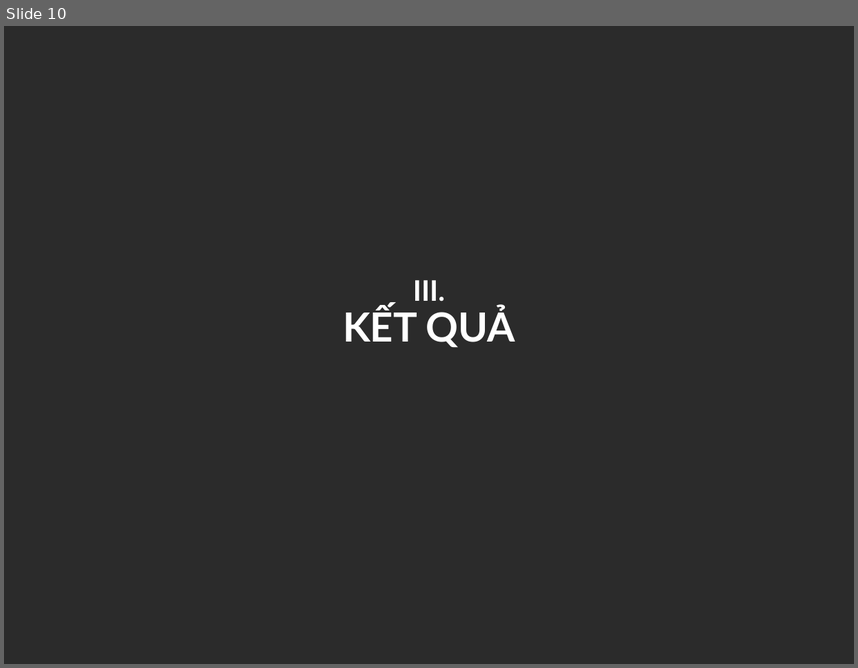
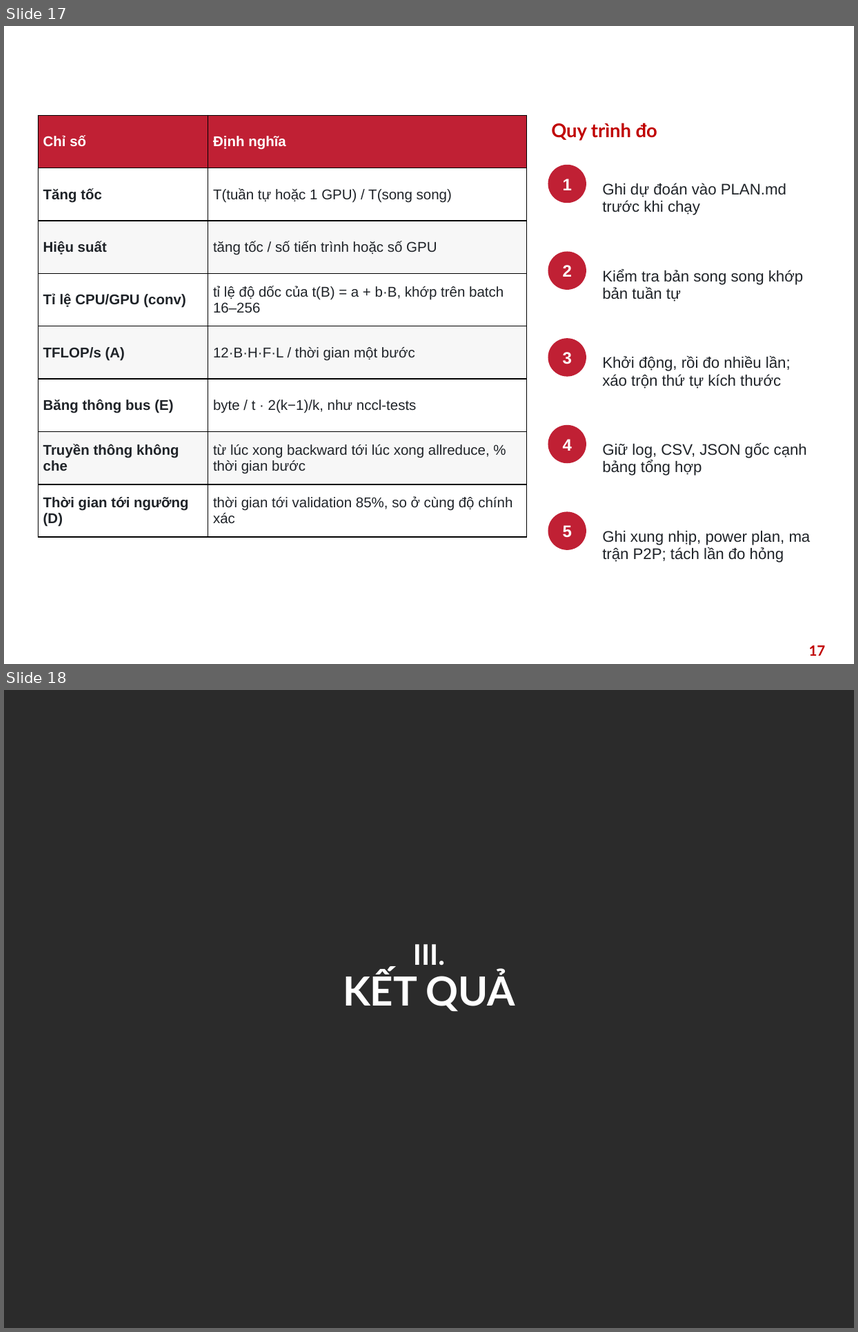
Before and after one commit to ngocvinhvu/High-Performance-Computing, a slide deck: slides/HPC_Nhom10_ParallelDistributedDL.pptx. Shown one above the other, each under a label of ours: slide 10 before the commit, slides 17 and 18 after it. The pictures are 858x668 and 858x1332 pixels, drawn with LibreOffice and Linux fonts; fonts in the diff are those of the drawing; background and template pictures are left out; a plain dark background stands for a picture behind light text. Boxes give left, top, right and bottom in pixels: in the first picture for what was removed or moved away, otherwise in the second. Text is boxed around its words. In the diff, an @@ line names an element or a change of style, - is before the commit and + after.

```diff
--- a/slides/HPC_Nhom10_ParallelDistributedDL.pptx
+++ b/slides/HPC_Nhom10_ParallelDistributedDL.pptx
@@ slide 17 added at bbox=[4, 26, 854, 664], background picture (left out) @@
@@ title added at bbox=[26, 34, 833, 75], 22 pt, text #FFFFFF, bold @@
+Phương pháp benchmark: chỉ số và quy trình
@@ table added at bbox=[38, 115, 527, 537], 8 rows, 2 columns @@
+Chỉ số | Định nghĩa
+Tăng tốc | T(tuần tự hoặc 1 GPU) / T(song song)
+Hiệu suất | tăng tốc / số tiến trình hoặc số GPU
+Tỉ lệ CPU/GPU (conv) | tỉ lệ độ dốc của t(B) = a + b·B, khớp trên batch 16–256
+TFLOP/s (A) | 12·B·H·F·L / thời gian một bước
+Băng thông bus (E) | byte / t · 2(k−1)/k, như nccl-tests
+Truyền thông không che | từ lúc xong backward tới lúc xong allreduce, % thời gian bước
+Thời gian tới ngưỡng (D) | thời gian tới validation 85%, so ở cùng độ chính xác
@@ text added at bbox=[551, 123, 657, 141], 16 pt, text #C00000, bold @@
+Quy trình đo
@@ ellipse added at bbox=[548, 165, 586, 203], fill #C02034, 14 pt, text #FFFFFF, bold @@
+1
@@ text added at bbox=[602, 183, 786, 215], 13 pt, text #1F2328 @@
+Ghi dự đoán vào PLAN.md trước khi chạy
@@ ellipse added at bbox=[548, 251, 586, 290], fill #C02034, 14 pt, text #FFFFFF, bold @@
+2
@@ text added at bbox=[602, 269, 803, 301], 13 pt, text #1F2328 @@
+Kiểm tra bản song song khớp bản tuần tự
@@ ellipse added at bbox=[548, 338, 586, 377], fill #C02034, 14 pt, text #FFFFFF, bold @@
+3
@@ text added at bbox=[602, 356, 791, 388], 13 pt, text #1F2328 @@
+Khởi động, rồi đo nhiều lần; xáo trộn thứ tự kích thước
@@ ellipse added at bbox=[548, 425, 586, 463], fill #C02034, 14 pt, text #FFFFFF, bold @@
+4
@@ text added at bbox=[602, 443, 807, 475], 13 pt, text #1F2328 @@
+Giữ log, CSV, JSON gốc cạnh bảng tổng hợp
@@ ellipse added at bbox=[548, 511, 586, 550], fill #C02034, 14 pt, text #FFFFFF, bold @@
+5
@@ text added at bbox=[602, 530, 811, 562], 13 pt, text #1F2328 @@
+Ghi xung nhịp, power plan, ma trận P2P; tách lần đo hỏng
@@ page number added at bbox=[809, 645, 826, 655], 12 pt, text #C00000, bold @@
+17
@@ what was slide 10 is now slide 18 @@
```
Also in this commit, not shown: 2 slides changed, 7 other slides added, 1 other file.
